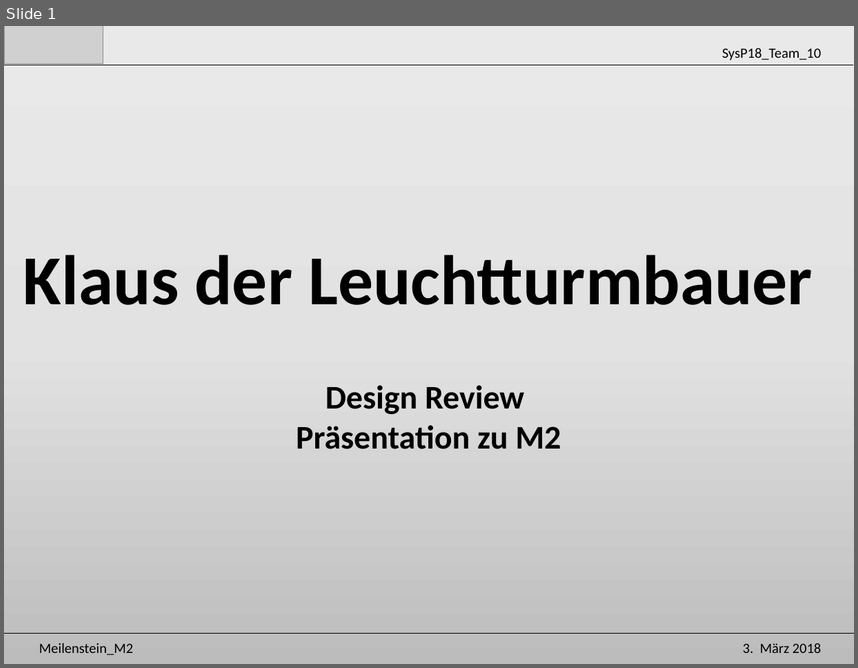
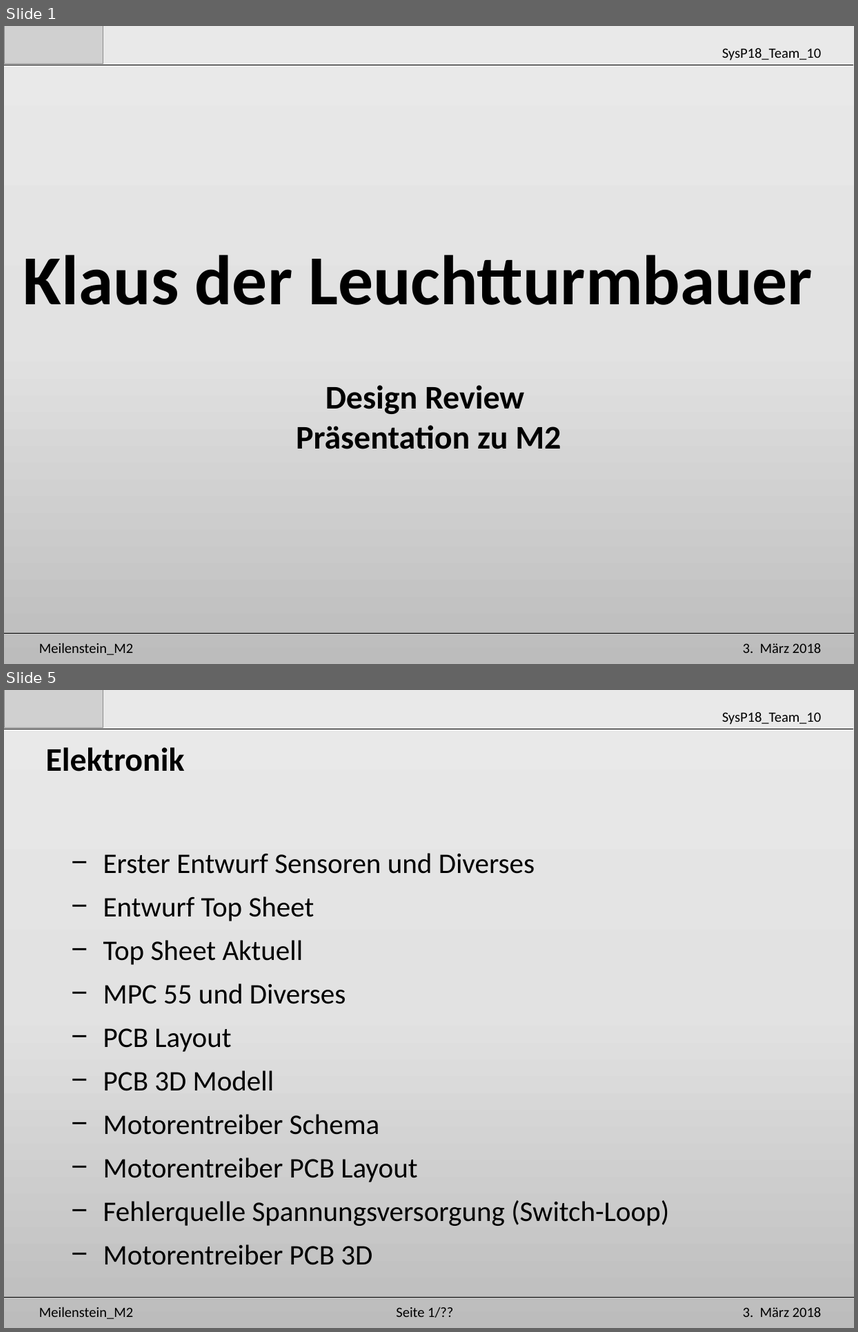
Before and after one commit to Unaqwyn/SysP18_1cv, a slide deck: 01_Organisation/02_Meilensteine/m2/Praesentation_m2.pptx. Shown one above the other, each under a label of ours: slide 1 before the commit, slides 1 and 5 after it; the slides between them are not shown. The pictures are 858x668 and 858x1332 pixels, drawn with LibreOffice and Linux fonts; fonts in the diff are those of the drawing; grey boxes stand for pictures. Boxes give left, top, right and bottom in pixels: in the first picture for what was removed or moved away, otherwise in the second. Text is boxed around its words. In the diff, an @@ line names an element or a change of style, - is before the commit and + after.

```diff
--- a/01_Organisation/02_Meilensteine/m2/Praesentation_m2.pptx
+++ b/01_Organisation/02_Meilensteine/m2/Praesentation_m2.pptx
@@ slide 5 added at (4, 690, 854, 1328), background gradient #EBEAEA to #E4E3E3 to #BDBCBC @@
@@ picture added at (4, 690, 103, 727) @@
@@ line added from (4, 729) to (853, 729), #000000 0.5 pt @@
@@ text added at (722, 712, 821, 724), 12 pt, text #000000 @@
+SysP18_Team_10
@@ text added at (46, 747, 185, 771), 28 pt, text #000000, bold @@
+Elektronik
@@ text added at (103, 853, 669, 1265), 24 pt, text #000000 @@
+− Erster Entwurf Sensoren und Diverses
+− Entwurf Top Sheet
+− Top Sheet Aktuell
+− MPC 55 und Diverses
+− PCB Layout
+− PCB 3D Modell
+− Motorentreiber Schema
+− Motorentreiber PCB Layout
+− Fehlerquelle Spannungsversorgung (Switch-Loop)
+− Motorentreiber PCB 3D
@@ line added from (4, 1297) to (854, 1297), #000000 0.5 pt @@
@@ text added at (39, 1306, 133, 1319), 12 pt, text #000000 @@
+Meilenstein_M2
@@ text added at (396, 1307, 453, 1317), 12 pt, text #000000 @@
+Seite 1/??
@@ text added at (743, 1307, 822, 1317), 12 pt, text #000000 @@
+3. März 2018
```
Also in this commit, not shown: 3 slides changed, 16 other slides added, 14 other files.
